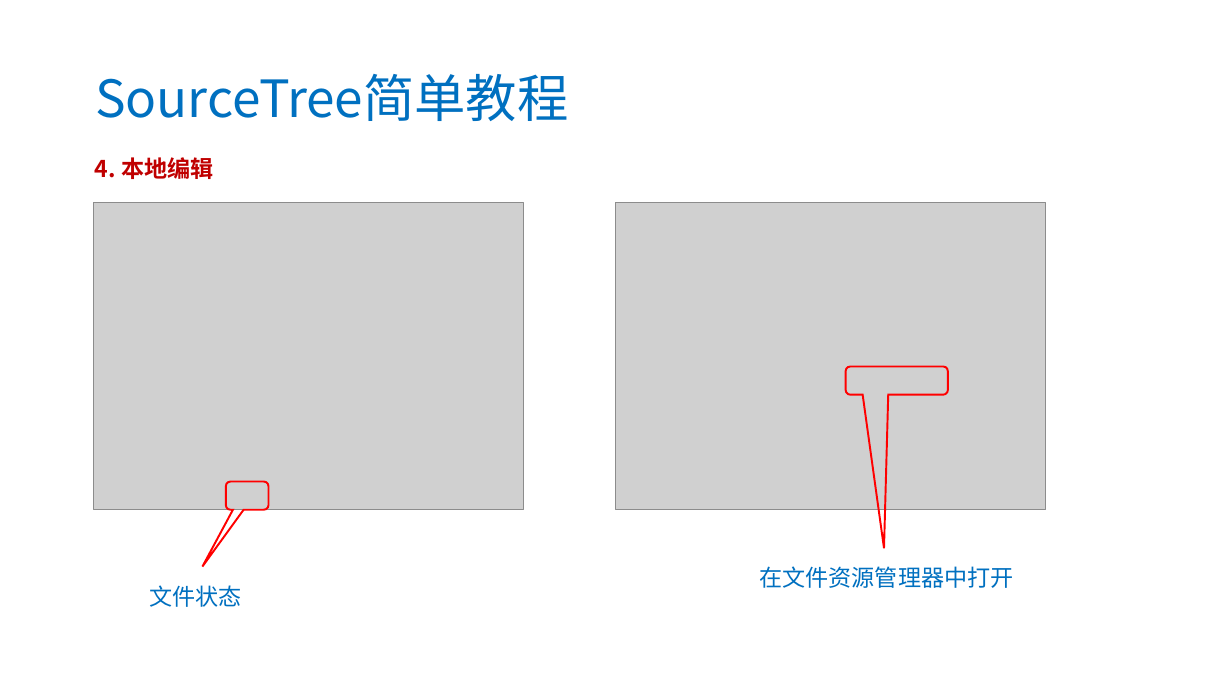
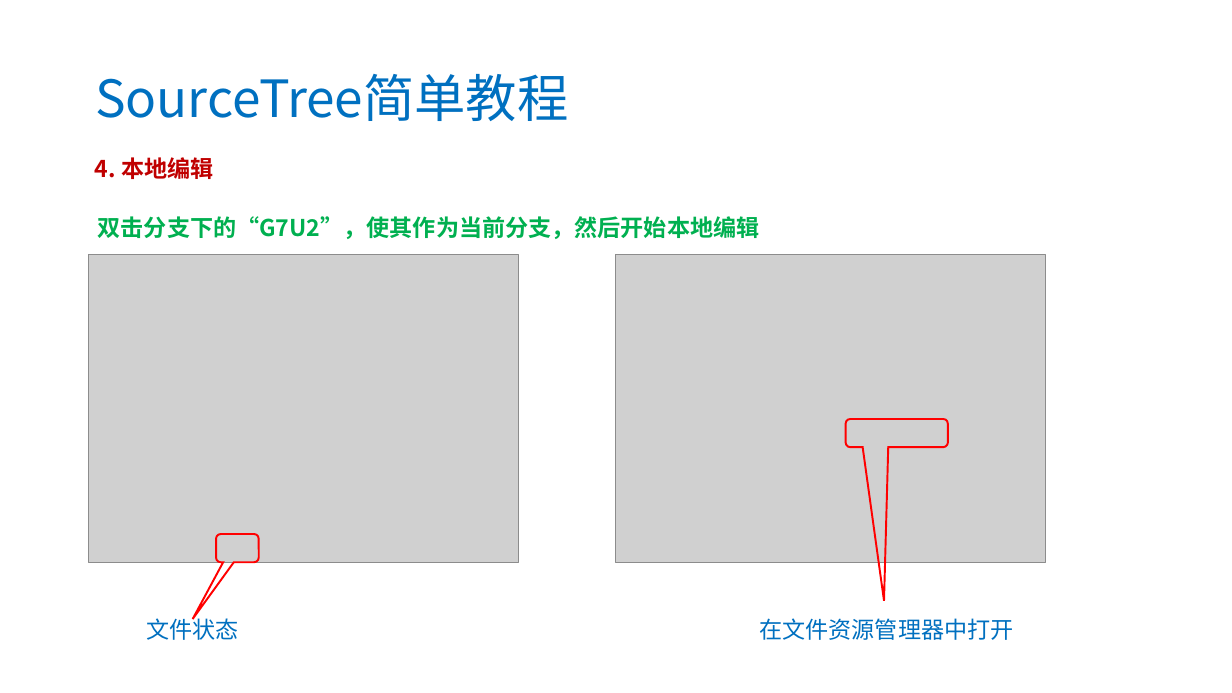
Before and after one commit to zouyusky/IS-Courses, a slide deck: slide 21 of C0_for_teacher/assets/docs/使用Github开发自主学习网站.pptx (slide 12 before the commit). Drawn at 1232x693 pixels with LibreOffice and Linux fonts; fonts in the diff are those of the drawing; grey boxes stand for pictures. Boxes give left, top, right and bottom in pixels: in the first picture for what was removed or moved away, otherwise in the second. Text is boxed around its words. In the diff, an @@ line names an element or a change of style, - is before the commit and + after.

```diff
--- a/C0_for_teacher/assets/docs/使用Github开发自主学习网站.pptx
+++ b/C0_for_teacher/assets/docs/使用Github开发自主学习网站.pptx
@@ text added at box(98, 216, 760, 239), 18 pt, text #00B050, bold @@
+双击分支下的“G7U2”，使其作为当前分支，然后开始本地编辑
@@ picture: place and size @@
-picture at box(94, 202, 524, 510)
+picture at box(89, 255, 518, 563)
@@ picture: place and size @@
-picture at box(616, 202, 1046, 510)
+picture at box(616, 255, 1046, 563)
@@ rounded speech box: place and size @@
-rounded speech box at box(846, 367, 948, 396)
+rounded speech box at box(846, 419, 948, 447)
@@ rounded speech box: place and size @@
-rounded speech box at box(226, 482, 268, 510)
+rounded speech box at box(216, 534, 259, 563)
@@ text "文件状态": place and size @@
-text "文件状态" at box(149, 585, 241, 607)
+text "文件状态" at box(146, 615, 238, 640)
@@ text "在文件资源管理器中打开": place and size @@
-text "在文件资源管理器中打开" at box(759, 566, 1013, 588)
+text "在文件资源管理器中打开" at box(759, 618, 1013, 640)
```
Also in this commit, not shown: 5 other slides changed, 10 slides added.
